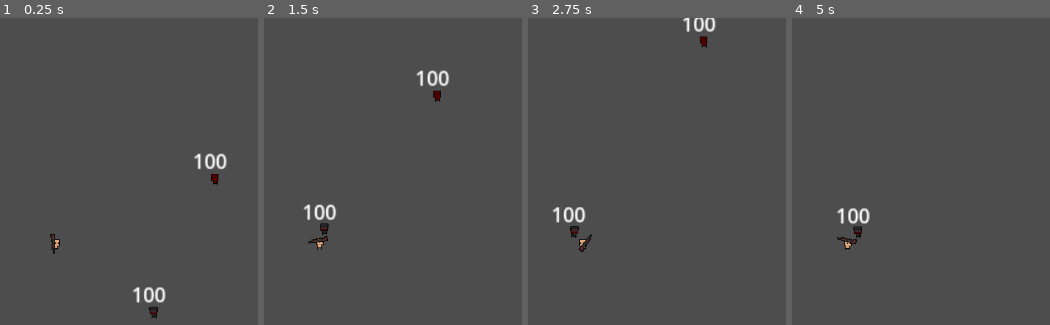
Above: before the commit, frames 1-4 (left to right).
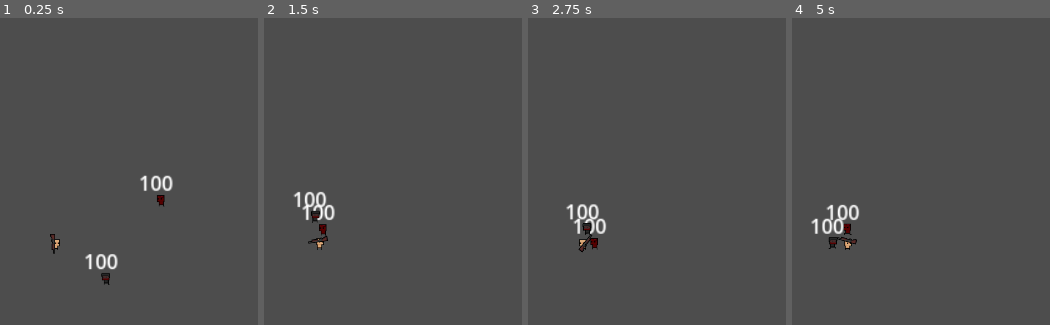
Above: after the commit, the same moments.

Repository: Uhboer/deffusion
Game: Godot game, scene res://scenes/world.tscn
The game is run twice, just before and just after one commit, with the same random seed, the same clock (stepped at 60 frames per second) and the same inputs.
Inputs (mouse positions are in pixels of both pictures, inside the frame that each line leads up to):
- Up to frame 1 (0.25 s): no input
- Up to frame 2 (1.5 s): move the mouse to (496, 220) at 0.52 s; tap D (D) at 0.6 s; tap S (S) at 0.8, 1.35 s; move the mouse to (outside the picture) at 1.27 s
- Up to frame 3 (2.75 s): tap D (D) at 1.55 s; move the mouse to (662, 143) at 2.02 s; tap A (A) at 2.1 s; tap S (S) at 2.3 s
- Up to frame 4 (5 s): move the mouse to (outside the picture) at 2.77 s; tap D (D) at 2.85, 4.55 s; tap Enter at 3.5 s; move the mouse to (outside the picture) at 3.52 s; tap S (S) at 3.6 s; move the mouse to (outside the picture) at 4.27 s; tap W (W) at 4.35 s

The runs differ from the first frame. In frame 1, 2.0% of the frame differs, in the area x 32-88%, y 43-99%; in frame 2, 1.4%; in frame 3, 1.7%; in frame 4, 1.3%.

Commit message:
bigger detectZone for mobs

Diff:
--- a/scenes/Mobs/topZombie/topZombie.tscn
+++ b/scenes/Mobs/topZombie/topZombie.tscn
@@ -90,7 +90,7 @@
 }]
 
 [sub_resource type="CircleShape2D" id="CircleShape2D_7jfou"]
-radius = 78.59
+radius = 146.031
 
 [node name="topZombie" type="CharacterBody2D"]
 script = ExtResource("1_p6jj8")
--- a/scenes/Mobs/zombie/zombie.tscn
+++ b/scenes/Mobs/zombie/zombie.tscn
@@ -89,8 +89,8 @@
 "speed": 5.0
 }]
 
-[sub_resource type="CircleShape2D" id="CircleShape2D_kvxg0"]
-radius = 78.59
+[sub_resource type="CircleShape2D" id="CircleShape2D_vrawt"]
+radius = 146.031
 
 [node name="zombie" type="CharacterBody2D"]
 script = ExtResource("1_30j87")
@@ -108,7 +108,7 @@
 [node name="detectZone" type="Area2D" parent="."]
 
 [node name="CollisionShape2D" type="CollisionShape2D" parent="detectZone"]
-shape = SubResource("CircleShape2D_kvxg0")
+shape = SubResource("CircleShape2D_vrawt")
 
 [node name="Label" type="Label" parent="."]
 offset_left = -18.0
